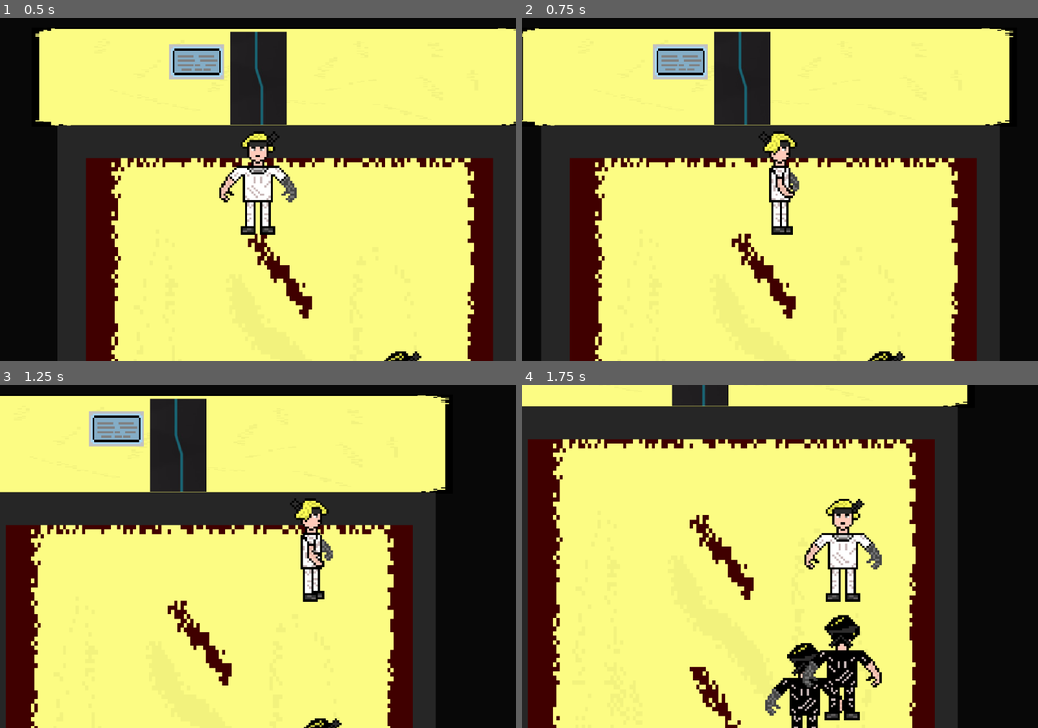
Above: before the commit, frames 1-4 (two rows, left to right).
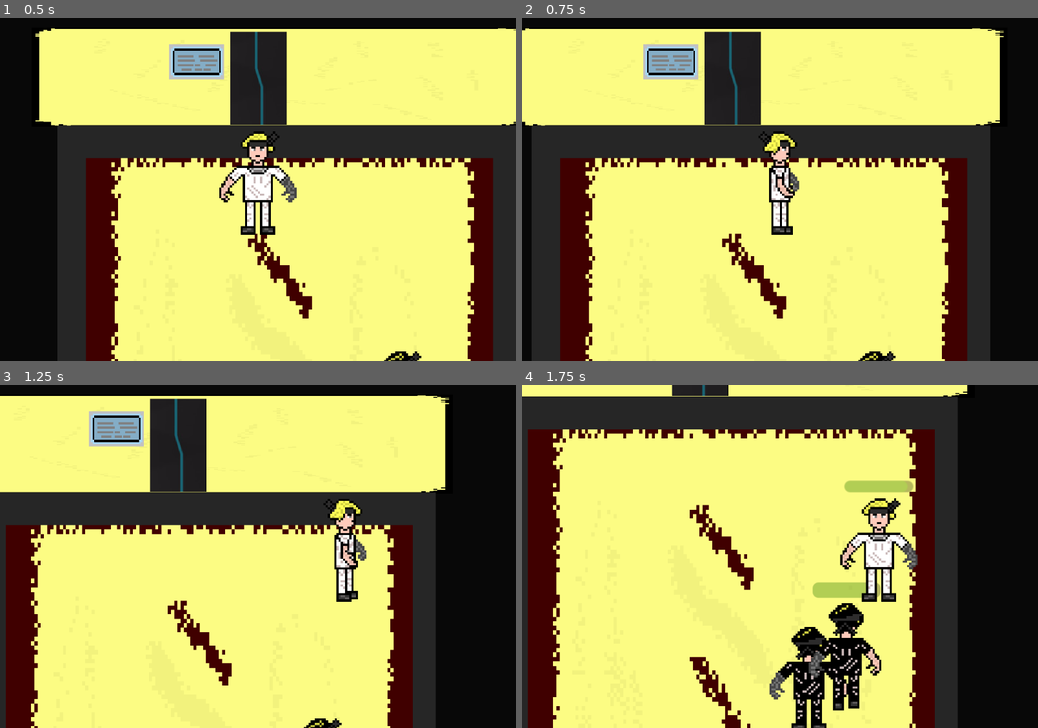
Above: after the commit, the same moments.

Repository: AlhemyD/Another
Game: Godot game, scene res://scenes/K-1/K-1.tscn
Same seed, same stepped clock (60 frames per second), same inputs: the game is played once before the commit and once after it. This scene is started directly instead of the project's main scene.
Inputs:
- Up to frame 1 (0.5 s): no input
- Up to frame 2 (0.75 s): tap Enter at 0.5 s; hold Right (move_right) from 0.53 s (still down); tap X (attack) at 0.6 s
- Up to frame 3 (1.25 s): keep holding Right (move_right)
- Up to frame 4 (1.75 s): release Right (move_right) at 1.28 s; hold Down (move_down) from 1.28 s (still down); tap X (attack) at 1.35 s

Frame 1 is identical in both runs. In frame 2, 11% of the frame differs, in the area x 0-96%, y 3-100%; in frame 3, 2.6%; in frame 4, 16%, in the area x 0-87%, y 1-100%.

Commit message:
added healthbar to enemy. implemented changable player damage

Diff:
--- a/assets/dialogues/flags.json
+++ b/assets/dialogues/flags.json
@@ -1 +1 @@
-[{"res://assets/dialogues/Комната Сая/Дверь из комнаты Сая.j …(325 unchanged characters)… я (Kоридор-1)/Запертая дверь R-1.json":"false","res://assets/dialogues/Лаборатория (Kоридор-1)/Лаборатория.json":"true","res://assets/dialogues/Лаборатория (Kоридор-1)/Окно в лабораторию.json":"false","res://assets/dialogues/Лаборатория (Kоридор-1)/Табличка с надписью (R-1).json":"false","res://assets/dialogues/Лаборатория (Kоридор-1)/Табличка с надписью (К-2).json":"false","res://assets/dialogues/Отдел по выяв …(347 unchanged characters)…
+[{"res://assets/dialogues/Комната Сая/Дверь из комнаты Сая.j …(325 unchanged characters)… я (Kоридор-1)/Запертая дверь R-1.json":"true","res://assets/dialogues/Лаборатория (Kоридор-1)/Лаборатория.json":"true","res://assets/dialogues/Лаборатория (Kоридор-1)/Окно в лабораторию.json":"true","res://assets/dialogues/Лаборатория (Kоридор-1)/Табличка с надписью (R-1).json":"false","res://assets/dialogues/Лаборатория (Kоридор-1)/Табличка с надписью (К-2).json":"true","res://assets/dialogues/Отдел по выяв …(347 unchanged characters)…
--- a/project.godot
+++ b/project.godot
@@ -75,6 +75,11 @@
 "events": [Object(InputEventKey,"resource_local_to_scene":false,"resource_name":"","device":-1,"window_id":0,"alt_press …(192 unchanged characters)…
 ]
 }
+speed_up={
+"deadzone": 0.2,
+"events": [Object(InputEventKey,"resource_local_to_scene":false,"resource_name":"","device":-1,"window_id":0,"alt_pressed":false,"shift_pressed":false,"ctrl_pressed":false,"meta_pressed":false,"pressed":false,"keycode":0,"physical_keycode":4194325,"key_label":0,"unicode":0,"location":0,"echo":false,"script":null)
+]
+}
 
 [layer_names]
 
--- a/scenes/enemy/enemy.gd
+++ b/scenes/enemy/enemy.gd
@@ -33,6 +33,7 @@
 		self.queue_free()
 		queue_freed = true
 	deal_with_damage()
+	update_health()
 
 func _on_detection_area_body_entered(body: CharacterBody2D) -> void:
 	player = body
@@ -59,7 +60,7 @@
 
 func deal_with_damage():
 	if player_in_range and global.player_current_attack and can_take_damage:
-		hp-=20
+		hp-=global.player_current_damage
 		global.player_current_attack=false
 		print("enemy was damaged. Current hp: ",hp)
 		$take_damage_cooldown.start()
@@ -70,6 +71,15 @@
 			print("enemy slain")
 
 
+func update_health():
+	var healthbar = $HealthBar
+	healthbar.value = hp
+	if hp >= 100:
+		healthbar.visible = false
+	else:
+		healthbar.visible = true
+
+
 func _on_take_damage_cooldown_timeout() -> void:
 	can_take_damage = true
 	$take_damage_cooldown.stop()
--- a/scenes/enemy/enemy.tscn
+++ b/scenes/enemy/enemy.tscn
@@ -127,6 +127,14 @@
 [node name="take_damage_cooldown" type="Timer" parent="."]
 wait_time = 0.5
 
+[node name="HealthBar" type="ProgressBar" parent="."]
+modulate = Color(0.677115, 0.933883, 0.269493, 1)
+offset_left = -35.0
+offset_top = -86.0
+offset_right = 36.0
+offset_bottom = -70.0
+show_percentage = false
+
 [connection signal="body_entered" from="detection_area" to="." method="_on_detection_area_body_entered"]
 [connection signal="body_exited" from="detection_area" to="." method="_on_detection_area_body_exited"]
 [connection signal="body_entered" from="enemy_hitbox" to="." method="_on_enemy_hitbox_body_entered"]
--- a/scenes/global/global.gd
+++ b/scenes/global/global.gd
@@ -2,3 +2,4 @@
 
 var player_current_attack = false
 var enemies_slain=[]
+var player_current_damage = 0
--- a/scenes/player/player.gd
+++ b/scenes/player/player.gd
@@ -5,7 +5,7 @@
 @export var limit_top = -10000000
 @export var limit_right = 10000000
 @export var limit_bottom = 10000000
-@export var attack = 20
+@export var damage = 20
 
 var enemy_in_range = false
 var number_enemy_in_range = 0
@@ -46,6 +46,11 @@
 		print("Player's attacking")
 		attack_in_progress = true
 		global.player_current_attack=true
+		global.player_current_damage = damage
+	if Input.is_action_pressed("speed_up"):
+		speed = 350
+	else:
+		speed = 250
 
 
 
@@ -123,6 +128,7 @@
 func _on_deal_attack_timer_timeout() -> void:
 	$deal_attack_timer.stop()
 	global.player_current_attack = false
+	global.player_current_damage = 0
 	attack_in_progress = false
 
 
Not shown, added: scenes/K-1/K-1.tscn3936781557.tmp
